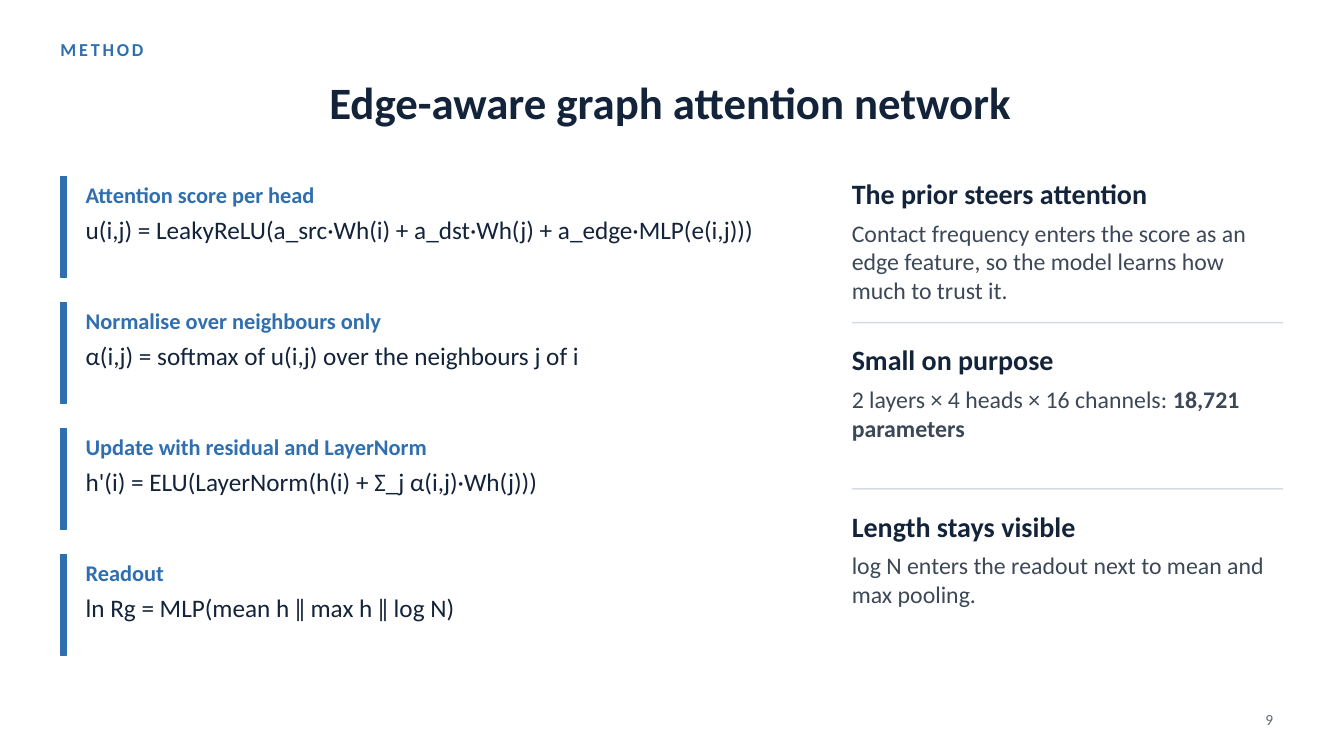
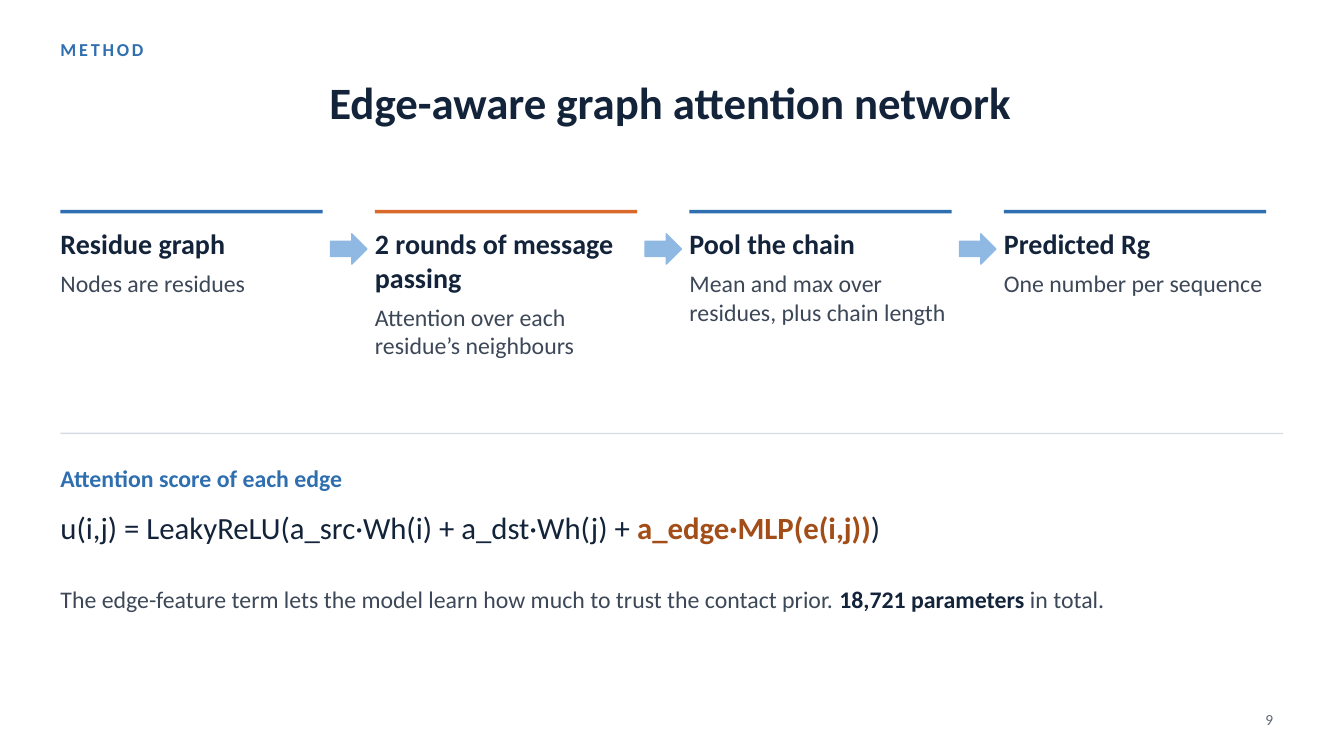
Before and after one commit to Andychung1229/claudev2, a slide deck: slide 9 of comp5222-presentation/ContactGAT_talk.pptx. Drawn at 1344x756 pixels with LibreOffice and Linux fonts; fonts in the diff are those of the drawing. Boxes give left, top, right and bottom in pixels: in the first picture for what was removed or moved away, otherwise in the second. Text is boxed around its words. In the diff, an @@ line names an element or a change of style, - is before the commit and + after.

```diff
--- a/comp5222-presentation/ContactGAT_talk.pptx
+++ b/comp5222-presentation/ContactGAT_talk.pptx
@@ rectangle removed at <box>60,176,67,277</box> @@
@@ text at <box>86,187,314,207</box>: paragraph removed @@
-Attention score per head
@@ text removed at <box>852,184,1246,299</box> @@
-The prior steers attention
-Contact frequency enters the score as an edge feature, so the model learns how much to trust it.
@@ line added from (60, 212) to (323, 212), #2F6FB0 2.5 pt @@
@@ text added at <box>60,234,245,292</box>, 17 pt, text #3C4757 @@
+Residue graph
+Nodes are residues
@@ right arrow added at <box>331,234,367,264</box>, fill #8FB8E3, outline #8FB8E3 1 pt @@
@@ line added from (375, 212) to (637, 212), #D9692A 2.5 pt @@
@@ text added at <box>375,234,613,358</box>, 17 pt, text #3C4757 @@
+2 rounds of message passing
+Attention over each residue’s neighbours
@@ right arrow added at <box>645,234,682,264</box>, fill #8FB8E3, outline #8FB8E3 1 pt @@
@@ text at <box>689,234,945,325</box>: text changed; size 18 to 17 pt; text colour #13233A to #3C4757 @@
-Readout
-ln Rg = MLP(mean h ‖ max h ‖ log N)
+Pool the chain
+Mean and max over residues, plus chain length
@@ line added from (690, 212) to (952, 212), #2F6FB0 2.5 pt @@
@@ right arrow added at <box>960,234,996,264</box>, fill #8FB8E3, outline #8FB8E3 1 pt @@
@@ line moved from (852, 323) - (1284, 323) to (1004, 212) - (1266, 212) @@
@@ line (1004, 212) - (1266, 212): stroke #D5DCE4 1 pt to #2F6FB0 2.5 pt @@
@@ text added at <box>1004,234,1263,296</box>, 17 pt, text #3C4757 @@
+Predicted Rg
+One number per sequence
@@ rectangle removed at <box>60,302,67,403</box> @@
@@ text removed at <box>86,313,579,370</box> @@
-Normalise over neighbours only
-α(i,j) = softmax of u(i,j) over the neighbours j of i
@@ text removed at <box>852,350,1239,441</box> @@
-Small on purpose
-2 layers × 4 heads × 16 channels: 18,721 parameters
@@ line moved from (852, 489) - (1284, 489) to (60, 434) - (1284, 434) @@
@@ rectangle removed at <box>60,429,67,529</box> @@
@@ text removed at <box>86,439,537,496</box> @@
-Update with residual and LayerNorm
-h'(i) = ELU(LayerNorm(h(i) + Σ_j α(i,j)·Wh(j)))
@@ text added at <box>60,470,342,491</box>, 17 pt, text #2F6FB0, bold @@
+Attention score of each edge
@@ text "u(i,j) = LeakyReLU(a_src·Wh(i) + a_dst·Wh(j) ...": place and size @@
-text "u(i,j) = LeakyReLU(a_src·Wh(i) + a_dst·Wh(j) ..." at <box>86,187,753,244</box>
+text "u(i,j) = LeakyReLU(a_src·Wh(i) + a_dst·Wh(j) ..." at <box>60,516,880,545</box>
@@ text "u(i,j) = LeakyReLU(a_src·Wh(i) + a_dst·Wh(j) ..." at <box>60,516,880,545</box>: size 18 to 22 pt; text colour #13233A to #A34D18, bold on in "a_edge·MLP(e(i,j)))" @@
@@ text removed at <box>852,517,1263,607</box> @@
-Length stays visible
-log N enters the readout next to mean and max pooling.
@@ rectangle removed at <box>60,555,67,655</box> @@
@@ text added at <box>60,591,1104,612</box>, 17 pt, text #3C4757 @@
+The edge-feature term lets the model learn how much to trust the contact prior. 18,721 parameters in total.
```
Also in this commit, not shown: 5 other slides changed, 1 slide added, 1 slide removed, 6 other files.
